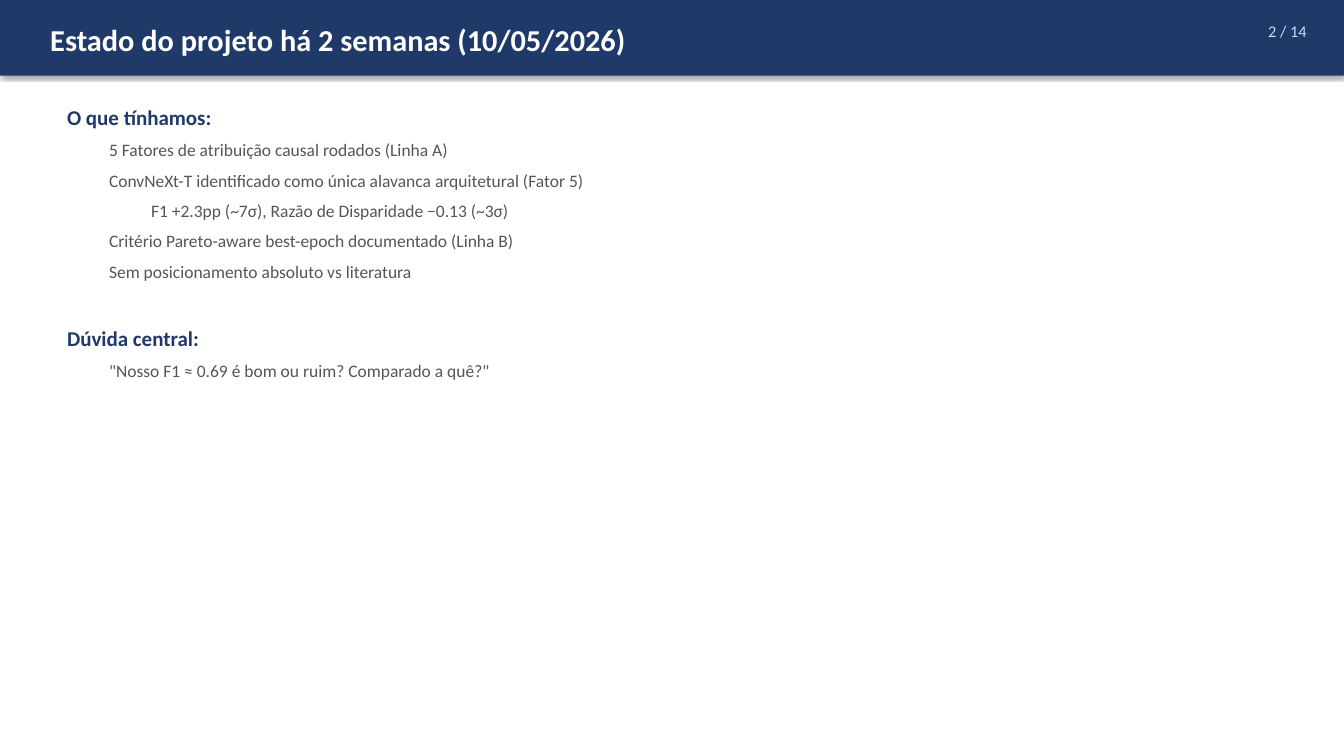
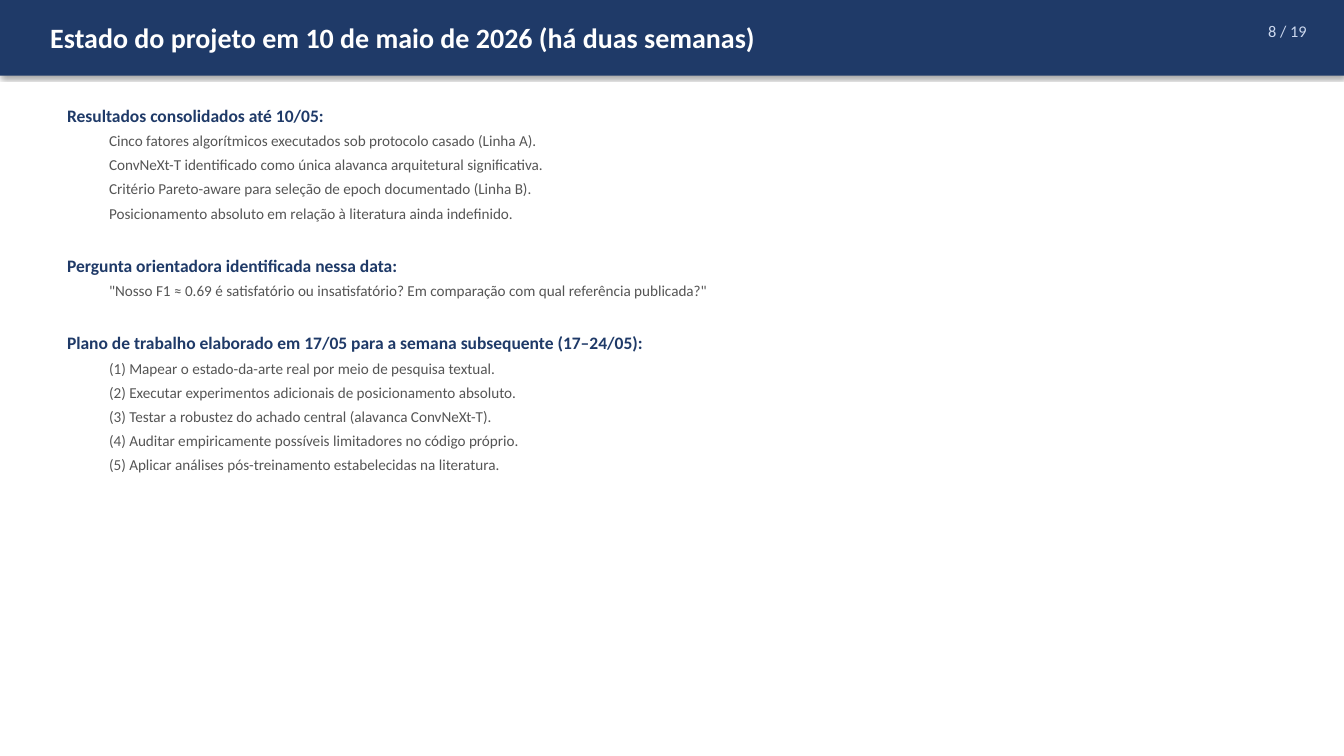
Before and after one commit to marcellozzetti/Facial-Recognition-Models-Mitigating-Bias, a slide deck: slide 8 of docs/apresentações/apresentacao_orientador_2026-05-24.pptx (slide 2 before the commit). Drawn at 1344x756 pixels with LibreOffice and Linux fonts; fonts in the diff are those of the drawing. Boxes give left, top, right and bottom in pixels: in the first picture for what was removed or moved away, otherwise in the second. Text is boxed around its words. In the diff, an @@ line names an element or a change of style, - is before the commit and + after.

Commit message:
docs(presentation): revise advisor presentation to v5 (19 slides, academic wording)
Multiple rounds of refinement of the advisor presentation based on
review feedback. Final version: 19 slides with full Portuguese
diacritics, academic-but-explanatory wording, and popular ML terms
preserved (seeds, backbone, epochs, loss, threshold, fine-tuning).

Structural changes:
- Slide 2 NEW: Status do mestrado (programa, créditos 20/26, prazos
  qualificação ago/2026 + defesa fev/2028, fase atual).
- Slide 6 NEW: Arquiteturas comparadas RN-50 vs ConvNeXt-T
  (9 dimensões técnicas + 3 hipóteses mecanísticas para o ganho).
- Slide 13 (custos/recursos) removido — não essencial à defesa.
- Slide 8 (Exp Adicionais): nova coluna "Análise" com interpretação.
- Slide 12 (Auditoria): nova coluna "Análise" idem.

Content refinements:
- Slide 3 (Decisões): justificativa da tarefa clarifica que Hassanpour
  2024 existe (não é "sem benchmark"); explica protocolo casado;
  esclarece critério val_f1_macro vs val_loss.
- Slide 4 (Metodologia): regra do 1-σ explicada com fórmula
  σ_comb = √(σ_A² + σ_B²); critério Pareto-aware explicado em 5 bullets
  (por que val_loss é anti-correlacionado com F1 para margin heads).
- Slide 5 (Métricas): convenção _c (por classe) explícita em nota.
- Slide 7 (5 Fatores): FSCL = "Fair Supervised Contrastive Learning,
  Park et al. CVPR 2022" explicado em nota.
- Slide 8 (Estado anterior): "Plano para 2 semanas" corrigido para
  "Plano elaborado em 17/05 para a semana subsequente (17-24/05)".

Wording aligned with Brazilian academic ML conventions: replaced
overly Portuguese-translated terms with widely-used English variants
(sementes → seeds, parada antecipada → early stopping, threshold,
data augmentation), while preserving academic prose with proper
diacritics, no all-caps emphasis, formal logical connectors.

Files: docs/apresentacao_orientador_2026-05-24.md (markdown source) +
docs/apresentações/apresentacao_orientador_2026-05-24.pptx (67 KB,
19 slides).

```diff
--- a/docs/apresentações/apresentacao_orientador_2026-05-24.pptx
+++ b/docs/apresentações/apresentacao_orientador_2026-05-24.pptx
@@ text at [50,27,755,53]: text changed; size 26 to 24 pt @@
-Estado do projeto há 2 semanas (10/05/2026)
+Estado do projeto em 10 de maio de 2026 (há duas semanas)
@@ text at [1268,26,1307,37]: text changed @@
-2 / 14
+8 / 19
@@ text at [67,109,707,473]: text changed; size 15 to 13 pt @@
-O que tínhamos:
-  5 Fatores de atribuição causal rodados (Linha A)
-  ConvNeXt-T identificado como única alavanca arquitetural (Fator 5)
-    F1 +2.3pp (~7σ), Razão de Disparidade −0.13 (~3σ)
-  Critério Pareto-aware best-epoch documentado (Linha B)
-  Sem posicionamento absoluto vs literatura
-Dúvida central:
-  "Nosso F1 ≈ 0.69 é bom ou ruim? Comparado a quê?"
+Resultados consolidados até 10/05:
+  Cinco fatores algorítmicos executados sob protocolo casado (Linha A).
+  ConvNeXt-T identificado como única alavanca arquitetural significativa.
+  Critério Pareto-aware para seleção de epoch documentado (Linha B).
+  Posicionamento absoluto em relação à literatura ainda indefinido.
+Pergunta orientadora identificada nessa data:
+  "Nosso F1 ≈ 0.69 é satisfatório ou insatisfatório? Em comparação com qual referência publicada?"
+Plano de trabalho elaborado em 17/05 para a semana subsequente (17–24/05):
+  (1) Mapear o estado-da-arte real por meio de pesquisa textual.
+  (2) Executar experimentos adicionais de posicionamento absoluto.
+  (3) Testar a robustez do achado central (alavanca ConvNeXt-T).
+  (4) Auditar empiricamente possíveis limitadores no código próprio.
+  (5) Aplicar análises pós-treinamento estabelecidas na literatura.
```
Also in this commit, not shown: 12 other slides changed, 6 slides added, 1 slide removed, 1 other file.
